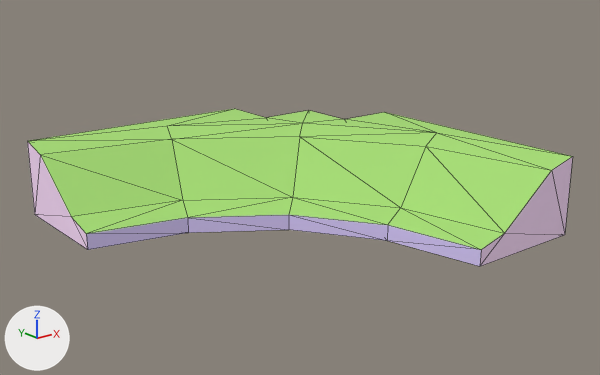
The glTF model atoms/Grass_Hill_Sharp_Curve_Inner_6x6.glb: old version first, new version second.
Both versions are drawn from a 50 mm lens placed at (-818.0, -1034.0, 451.0), pointed at (-39.0, -59.0, 62.0). The lights are fixed; the arrows at lower left show +X, +Y and +Z. The picture after the commit comes second. Mesh edges are drawn as thin lines. Where no turn or scale is listed for an object, it has been applied to the vertices. Vertices at exactly the same position are counted once.

Before the edit, the objects in view are built like this:
```python
mat_grass = principled_material('Grass')
mat_grass.base_color = (0.388, 0.729, 0.18)  # green #a7de76
mat_grass.roughness = 1.0
me_object585 = bpy.data.meshes.new('object585')
me_object585.from_pydata(...)  # 37 vertices, 70 faces; spans x -350.0..250.0, y -350.0..250.0, z 0.0..125.0
# faces by material slot: [32, 8, 10, 8, 12]
me_object585.materials.append(mat_grass)  # green #a7de76
me_object585.materials.append(mat_hidden_violet)  # purple #dccdff
me_object585.materials.append(mat_hidden)  # white #f8f8f8
me_object585.materials.append(mat_hidden_pink)  # pale pink #ffdfff
me_object585.materials.append(mat_hidden_orange)  # beige #ffe6cb
ob_grass_hill_sharp_curve_inner_6x6 = bpy.data.objects.new('Grass_Hill_Sharp_Curve_Inner_6x6', me_object585)
ob_grass_hill_sharp_curve_inner_6x6.location = (0.0, 0.0, 0.0)
```
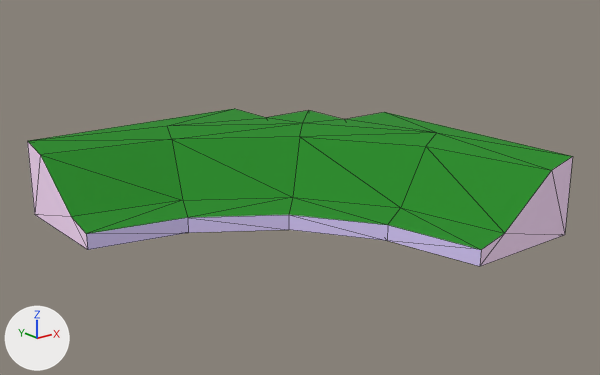
Location of each change, [x1, y1, x2, y2] in pixels of the pictures (600 x 375 px):
'Grass_Hill_Sharp_Curve_Inner_6x6', surface changed (darker)
    both: [27, 109, 573, 252]
part 1 of me_object585, surface changed (darker)
    both: [28, 109, 573, 250]

The change, as a diff of the scene's bpy script:
```diff
--- a/atoms/Grass_Hill_Sharp_Curve_Inner_6x6.glb.py
+++ b/atoms/Grass_Hill_Sharp_Curve_Inner_6x6.glb.py
@@ img_colormap @@
+img_colormap = load_image('colormap', '../textures/colormap.png', 512, 512, 'sRGB')
@@ mat_grass @@
 mat_grass = principled_material('Grass')
-mat_grass.base_color = (0.388, 0.729, 0.18)  # green #a7de76
+mat_grass.texture = img_colormap
 mat_grass.roughness = 1.0
@@ me_object585 @@
 me_object585.from_pydata(...)  # 37 vertices, 70 faces; spans x -350.0..250.0, y -350.0..250.0, z 0.0..125.0
 # used by ob_grass_hill_sharp_curve_inner_6x6; location = (0.0, 0.0, 0.0)
+# me_object585 part 1: texture (UV) coordinates of 32 of 70 faces, centred in x -293.0..235.0, y -293.0..235.0, z 29.0..125.0, changed; they spanned u 0.0..1.0, v 0.0..1.0 and now span u 0.28..0.28, v 0.75..0.75
 me_object585.materials.append(mat_grass)
```
